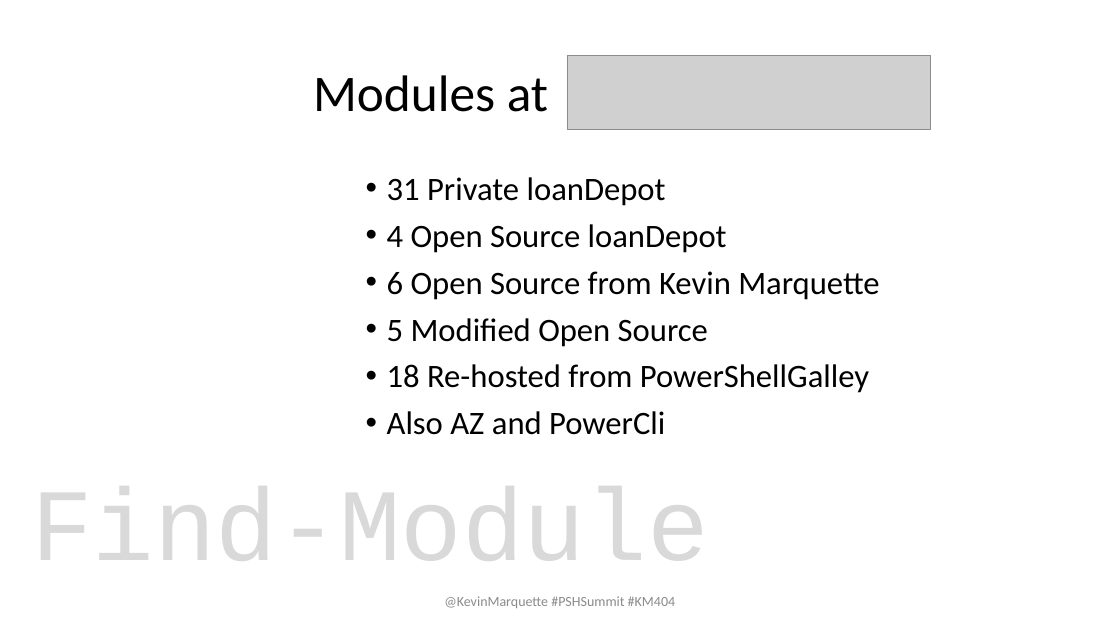
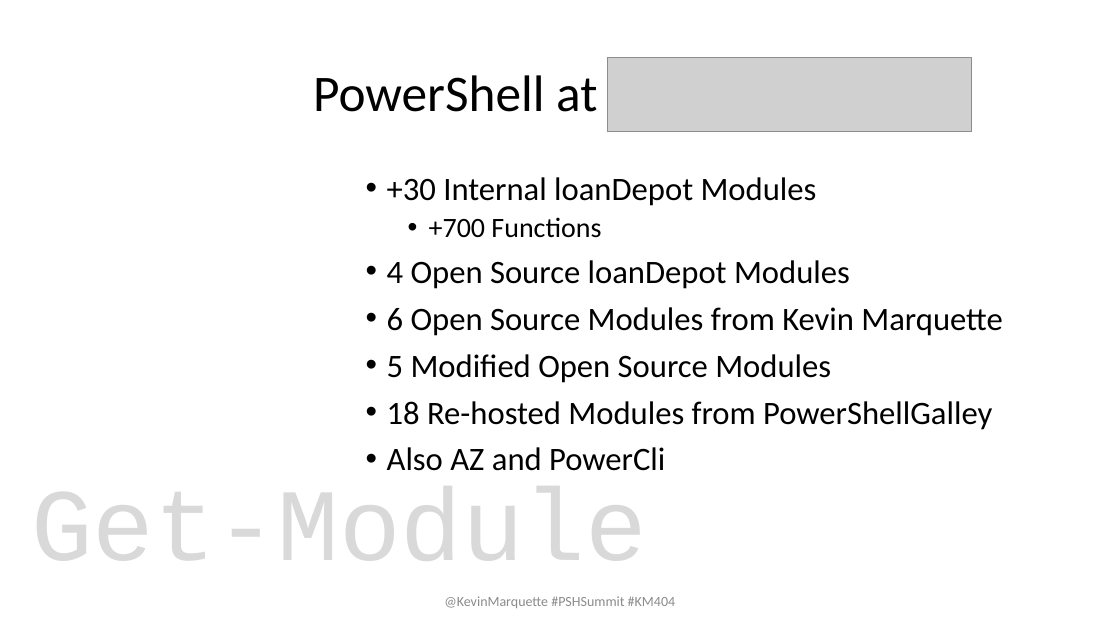
Before and after one commit to KevinMarquette/ManagingModulesPresentation, a slide deck: slide 2 of ManagingModulesPresentation.pptx. Drawn at 1120x630 pixels with LibreOffice and Linux fonts; fonts in the diff are those of the drawing; grey boxes stand for pictures; background and template pictures are left out. Boxes give left, top, right and bottom in pixels: in the first picture for what was removed or moved away, otherwise in the second. Text is boxed around its words. In the diff, an @@ line names an element or a change of style, - is before the commit and + after.

```diff
--- a/ManagingModulesPresentation.pptx
+++ b/ManagingModulesPresentation.pptx
@@ picture: place and size @@
-picture at <box>567,55,931,130</box>
+picture at <box>607,57,971,132</box>
@@ title at <box>313,75,597,112</box>: text changed @@
-Modules at
+PowerShell at
@@ text at <box>387,177,1002,430</box>: text changed @@
-• 31 Private loanDepot
-• 4 Open Source loanDepot
-• 6 Open Source from Kevin Marquette
-• 5 Modified Open Source
-• 18 Re-hosted from PowerShellGalley
+• +30 Internal loanDepot Modules
+  • +700 Functions
+• 4 Open Source loanDepot Modules
+• 6 Open Source Modules from Kevin Marquette
+• 5 Modified Open Source Modules
+• 18 Re-hosted Modules from PowerShellGalley
@@ text at <box>31,475,647,591</box>: text changed @@
-Find-Module
+Get-Module
```
Also in this commit, not shown: 3 other slides changed, 3 slides removed, 24 other files.
